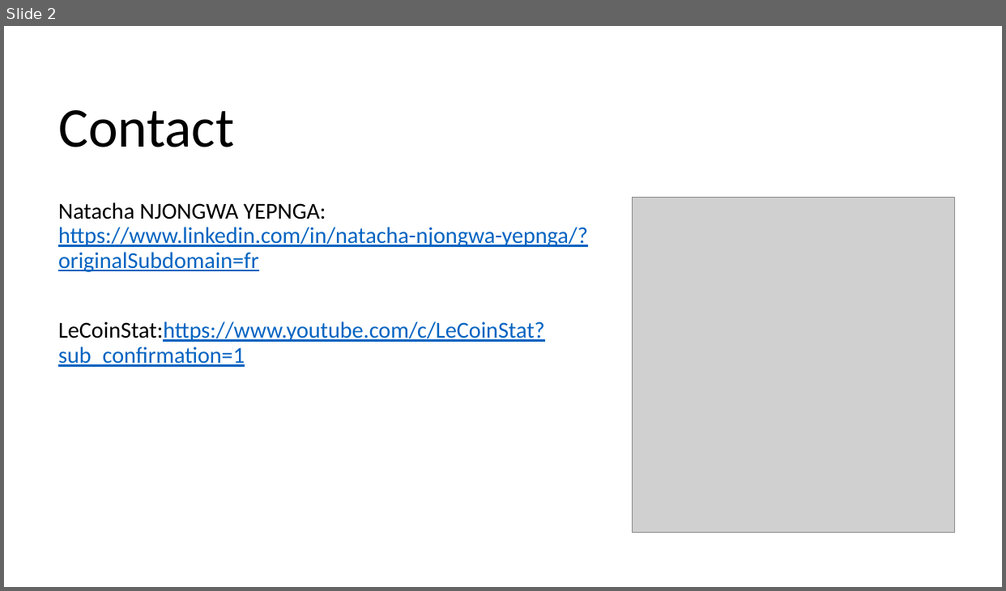
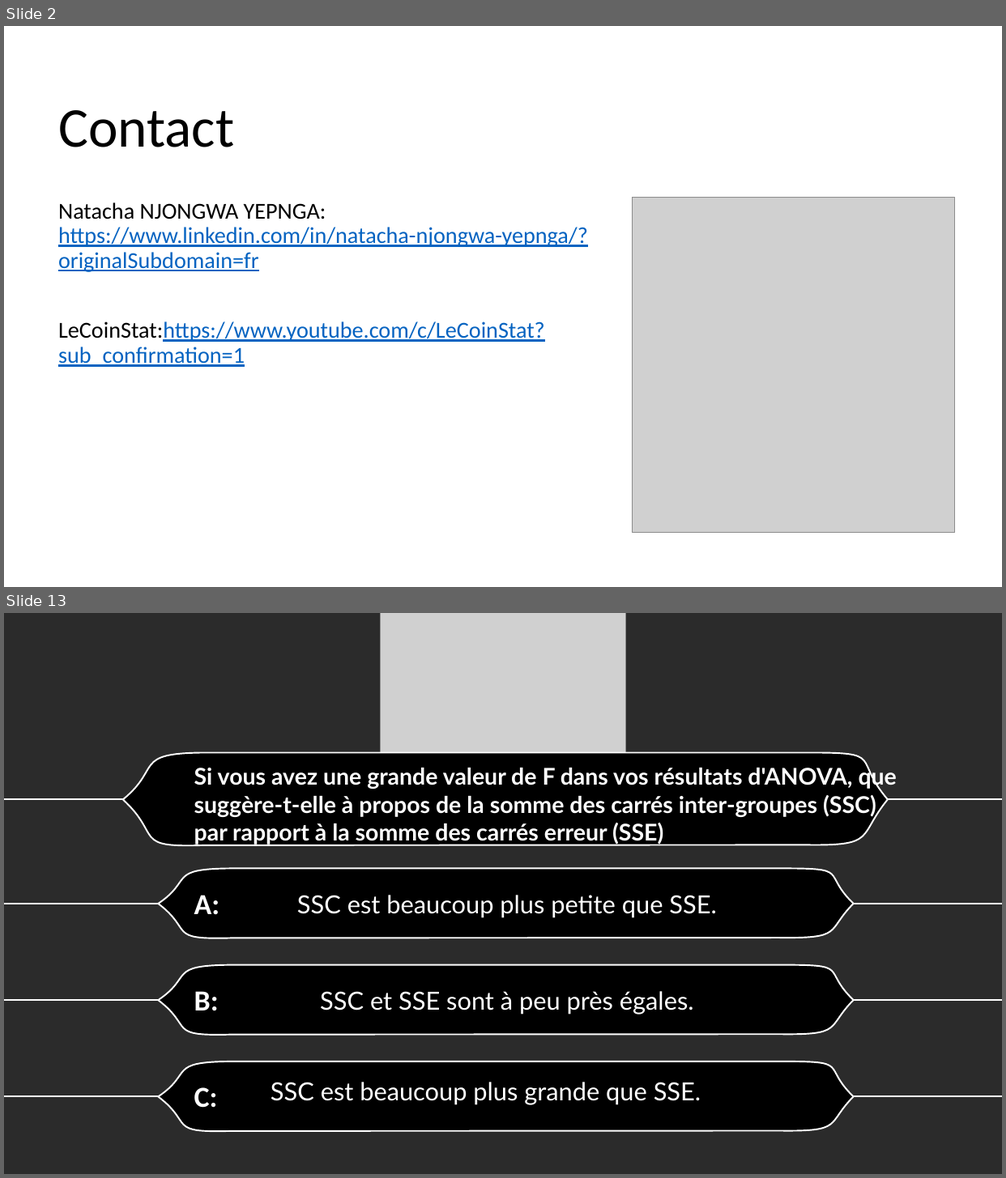
Before and after one commit to LeCoinStat/WAS, a slide deck: WAS20/Présentation1.pptx. Shown one above the other, each under a label of ours: slide 2 before the commit, slides 2 and 13 after it; the slides between them are not shown. The pictures are 1006x591 and 1006x1178 pixels, drawn with LibreOffice and Linux fonts; fonts in the diff are those of the drawing; grey boxes stand for pictures; background and template pictures are left out; a plain dark background stands for a picture behind light text. Boxes give left, top, right and bottom in pixels: in the first picture for what was removed or moved away, otherwise in the second. Text is boxed around its words. In the diff, an @@ line names an element or a change of style, - is before the commit and + after.

Commit message:
ANOVA

```diff
--- a/WAS20/Présentation1.pptx
+++ b/WAS20/Présentation1.pptx
@@ slide 13 added at [4,613,1002,1174], background picture (left out) @@
@@ picture added at [380,613,625,771] @@
@@ freeform shape added at [123,753,889,845], fill #000000, outline #FFFFFF 1.5 pt @@
@@ text added at [194,765,897,845], 22.2 pt, text #FFFFFF, bold @@
+Si vous avez une grande valeur de F dans vos résultats d'ANOVA, que suggère-t-elle à propos de la somme des carrés inter-groupes (SSC) par rapport à la somme des carrés erreur (SSE)
@@ line added from (4, 799) to (1002, 799), #FFFFFF 1.5 pt @@
@@ group added at [4,868,1002,938]: 1 line, 1 freeform shape, 1 rectangle, 1 text @@
+SSC est beaucoup plus petite que SSE.
+A:
@@ group added at [4,965,1002,1034]: 2 texts, 1 line, 1 freeform shape @@
+SSC et SSE sont à peu près égales.
+B:
@@ group added at [4,1062,1002,1131]: 2 texts, 1 line, 1 freeform shape @@
+SSC est beaucoup plus grande que SSE.
+C:
```
Also in this commit, not shown: 16 other slides added, 3 slides removed, 1 other file.
